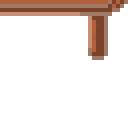
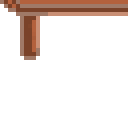
The second w=128, h=128 image is a revision of the first. Changes to its layers:
painted on "Layer" over <box>0,0,128,60</box>
painted on "Layer #1" over <box>0,0,128,60</box>
painted on "Layer #2" over <box>0,4,128,60</box>
